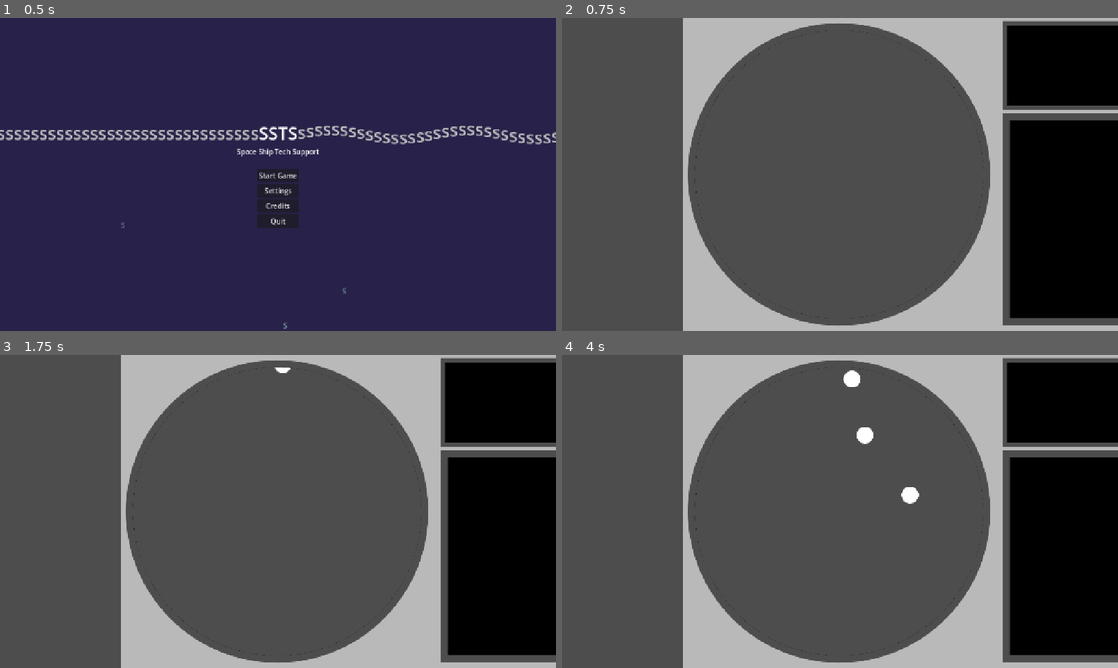
Above: before the commit, frames 1-4 (two rows, left to right).
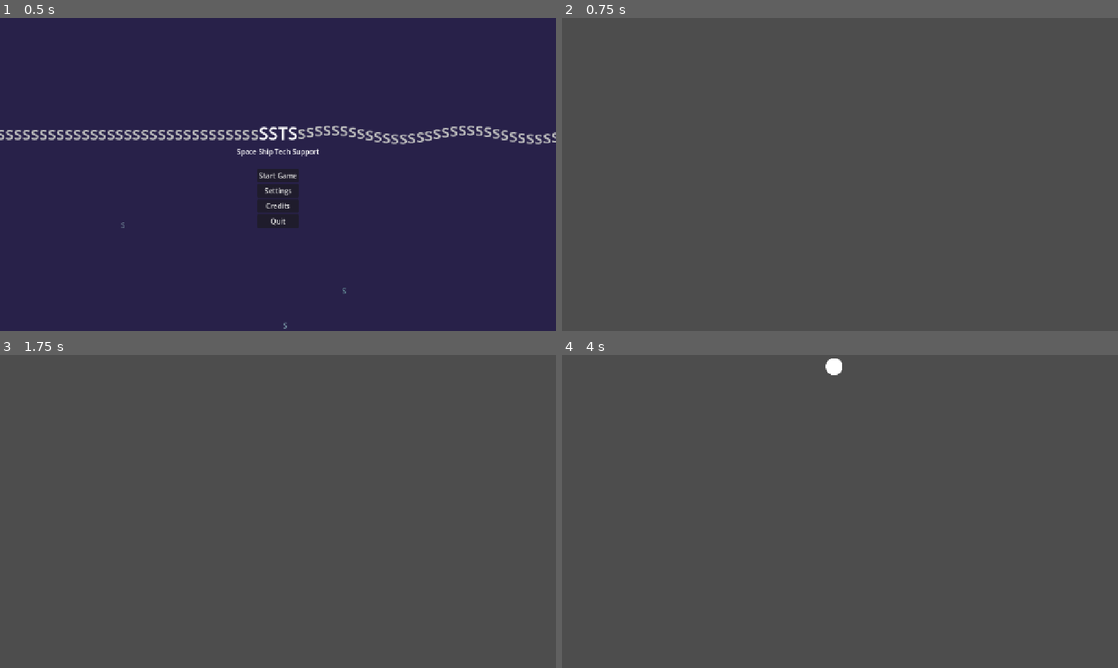
Above: after the commit, the same moments.

Repository: MisterIXI/godot-wildjam-98
Game: Godot game, scene res://scenes/main_menu/main_menu.tscn
Two runs of this game, one before a commit and one after it. Both use one fixed random seed, a clock stepped at 60 frames per second and the inputs below.
Inputs (mouse positions are in pixels of both pictures, inside the frame that each line leads up to):
- Up to frame 1 (0.5 s): no input
- Up to frame 2 (0.75 s): click "Start Game" at 0.5 s
- Up to frame 3 (1.75 s): tap Enter at 1.25 s; move the mouse to (400, 495) at 1.27 s; press the mouse at (400, 495) at 1.28 s
- Up to frame 4 (4 s): move the mouse to (728, 527) at 2.02 s; release the mouse at (728, 527) at 2.03 s; click (728, 527) at 2.1 s; move the mouse to (895, 442) at 2.77 s; press the mouse at (895, 442) at 2.78 s; move the mouse to (812, 574) at 3.52 s; release the mouse at (812, 574) at 3.53 s; click (812, 574) at 3.6 s

Frame 1 is identical in both runs. In frame 2, 35% of the frame differs, in the area x 21-100%, y 0-100%; in frame 3, 35%; in frame 4, 35%.

Commit message:
Added Radar ships (clickable)

Diff:
--- a/space-ship-support/project.godot
+++ b/space-ship-support/project.godot
@@ -35,6 +35,14 @@
 "res://scenes/": "blue"
 }
 
+[input]
+
+left_click={
+"deadzone": 0.2,
+"events": [Object(InputEventMouseButton,"resource_local_to_scene":false,"resource_name":"","device":-1,"window_id":0,"alt_pressed":false,"shift_pressed":false,"ctrl_pressed":false,"meta_pressed":false,"button_mask":1,"position":Vector2(200, 29),"global_position":Vector2(212, 89),"factor":1.0,"button_index":1,"canceled":false,"pressed":true,"double_click":false,"script":null)
+]
+}
+
 [physics]
 
 3d/physics_engine="Jolt Physics"
--- a/space-ship-support/scenes/radar/radar_scene.gd
+++ b/space-ship-support/scenes/radar/radar_scene.gd
@@ -2,7 +2,7 @@
 
 const SHIP_LOAD = preload("res://scenes/radar/ship.tscn")
 
-@export var ship_speed = 200
+@export var ship_speed = 100
 @export var offset = 1.5
 
 var random = RandomNumberGenerator.new()
@@ -11,6 +11,9 @@
 func _on_spawn_timer_timeout() -> void:
 
 	var random_outcome = random.randf_range(0, 8)
+	#random_outcome = 8
+	#if random_outcome == 8:
+		#random_outcome -= 0.1
 
 	if random_outcome < 1:
 		spawn = $SpawnPoint1
@@ -28,6 +31,7 @@
 		spawn = $SpawnPoint7
 	elif random_outcome < 8:
 		spawn = $SpawnPoint8
+
 	var new_ship = SHIP_LOAD.instantiate()
 	#new_ship.velocity.y = -3
 	new_ship.ship_setup(random_outcome,ship_speed,offset)
--- a/space-ship-support/scenes/radar/radar_scene.tscn
+++ b/space-ship-support/scenes/radar/radar_scene.tscn
@@ -11,6 +11,7 @@
 [node name="TestCamera2D" type="Camera2D" parent="." unique_id=1634190873]
 
 [node name="SpawnTimer" type="Timer" parent="." unique_id=1858492949]
+wait_time = 3.0
 autostart = true
 
 [node name="SpawnPoint1" type="Marker2D" parent="." unique_id=36111795]
@@ -38,6 +39,7 @@
 position = Vector2(-270, -270)
 
 [node name="Sprite2D" type="Sprite2D" parent="." unique_id=566211853]
+visible = false
 position = Vector2(278, 0)
 texture = ExtResource("2_jtmd1")
 
--- a/space-ship-support/scenes/radar/ship.gd
+++ b/space-ship-support/scenes/radar/ship.gd
@@ -1,4 +1,7 @@
 extends Area2D
+
+@onready var target_sprite: Sprite2D = $TargetSprite
+@onready var target: Timer = $Target
 
 var y_mod
 var x_mod
@@ -6,6 +9,8 @@
 var ship_offset
 var ship_Position
 var offset_y
+var offset_plus
+var target_close = false
 
 func ship_setup(Position,speed,offset):
 	ship_speed = speed
@@ -43,15 +48,17 @@
 		y_mod = 0.5
 		x_mod = 0.5
 	#use the decimels on the generated nummber for a another random outcome
-	if Position - ship_Position + 1 >= 0.5:
+	if Position - ship_Position + 1.1 >= 0.5:
 		offset_y = true
+		offset_plus = 0.5
 	else:
 		offset_y = false
-
+		offset_plus = -0.5
 
 
 
 func _process(delta: float) -> void:
+	#movement of the ships
 	if ship_Position == 2 or ship_Position == 4 or ship_Position == 6 or ship_Position == 8:
 		#Position controlls for the X flying ships
 		if offset_y == true:
@@ -62,8 +69,32 @@
 			position.x += ship_speed * x_mod * delta * ship_offset
 			#Position controlls for the + flying ships
 	elif  ship_Position == 1 or ship_Position == 5:
-			position.y += ship_speed * delta / ship_offset
-			position.x += ship_speed * 0.5 / ship_offset * delta
+			position.y += ship_speed * y_mod * delta / ship_offset
+			position.x += ship_speed * offset_plus * delta / ship_offset
 	elif ship_Position == 3 or ship_Position == 7:
-			position.y += ship_speed * 0.5 / ship_offset * delta
-			position.x += ship_speed * delta / ship_offset
+			position.y += ship_speed * offset_plus * delta / ship_offset
+			position.x += ship_speed * x_mod * delta / ship_offset
+
+
+#Target animation
+func _on_target_timeout() -> void:
+	target_close = not target_close
+	if target_close == true:
+		target_sprite.frame = 1
+	else:
+		target_sprite.frame = 0
+
+
+#When clicked
+func _on_input_event(viewport: Node, event: InputEvent, shape_idx: int) -> void:
+	if event.is_action_pressed("left_click") and target_sprite.visible == true:
+		print("Open ship window")
+
+
+
+func _on_mouse_entered() -> void:
+	get_tree().call_group("ship","target_disapear")
+	target_sprite.visible = true
+
+func target_disapear():
+	target_sprite.visible = false
--- a/space-ship-support/scenes/radar/ship.tscn
+++ b/space-ship-support/scenes/radar/ship.tscn
@@ -2,15 +2,29 @@
 
 [ext_resource type="Texture2D" uid="uid://bxb5cldblmf1y" path="res://assets/placeholder_art/ship.png" id="1_f5wym"]
 [ext_resource type="Script" uid="uid://h1jhw472rer8" path="res://scenes/radar/ship.gd" id="1_fkp5b"]
+[ext_resource type="Texture2D" uid="uid://c2esy2tu0ocoy" path="res://assets/placeholder_art/Target_all.png" id="3_lnurc"]
 
 [sub_resource type="CircleShape2D" id="CircleShape2D_r7iap"]
 radius = 25.079872
 
-[node name="Ship" type="Area2D" unique_id=617731787]
+[node name="Ship" type="Area2D" unique_id=617731787 groups=["ship"]]
 script = ExtResource("1_fkp5b")
 
 [node name="Sprite2D" type="Sprite2D" parent="." unique_id=593634741]
 texture = ExtResource("1_f5wym")
 
+[node name="TargetSprite" type="Sprite2D" parent="." unique_id=932166928]
+visible = false
+texture = ExtResource("3_lnurc")
+hframes = 2
+region_rect = Rect2(0, 0, 50.64718, 49)
+
 [node name="CollisionShape2D" type="CollisionShape2D" parent="." unique_id=571401671]
 shape = SubResource("CircleShape2D_r7iap")
+
+[node name="Target" type="Timer" parent="." unique_id=636840034]
+autostart = true
+
+[connection signal="input_event" from="." to="." method="_on_input_event"]
+[connection signal="mouse_entered" from="." to="." method="_on_mouse_entered"]
+[connection signal="timeout" from="Target" to="." method="_on_target_timeout"]
Binary file added: space-ship-support/assets/placeholder_art/Target_all.png
Not shown, added: space-ship-support/assets/placeholder_art/Target_all.png.import
